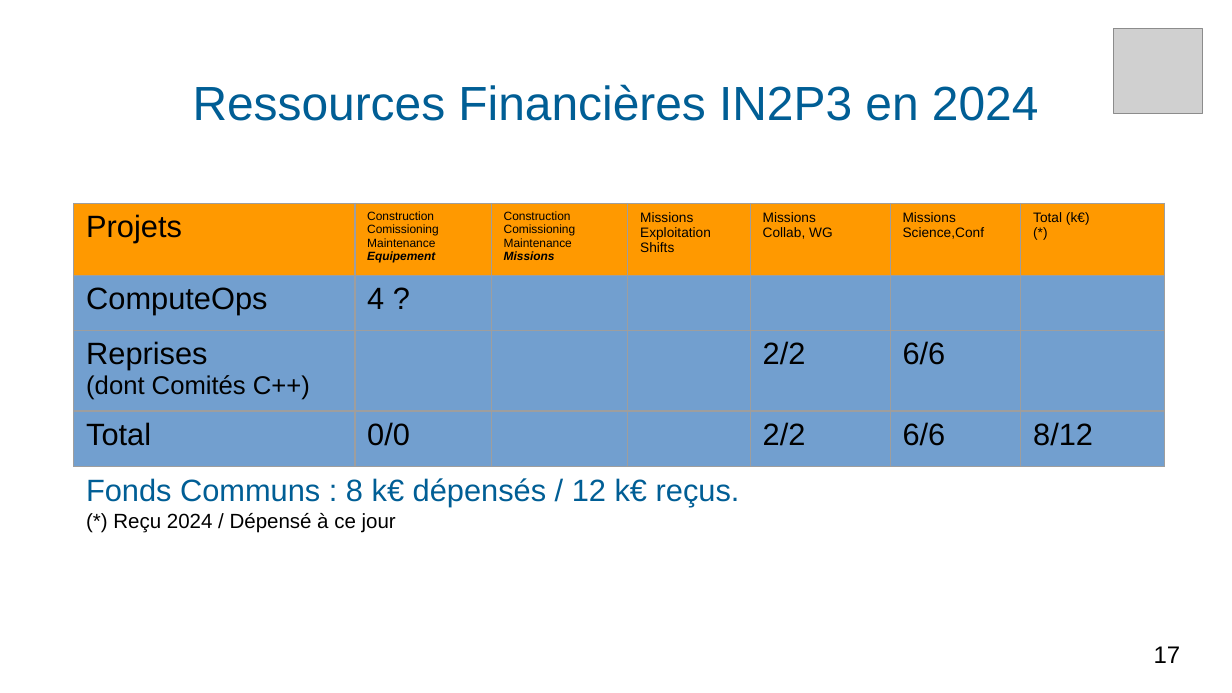
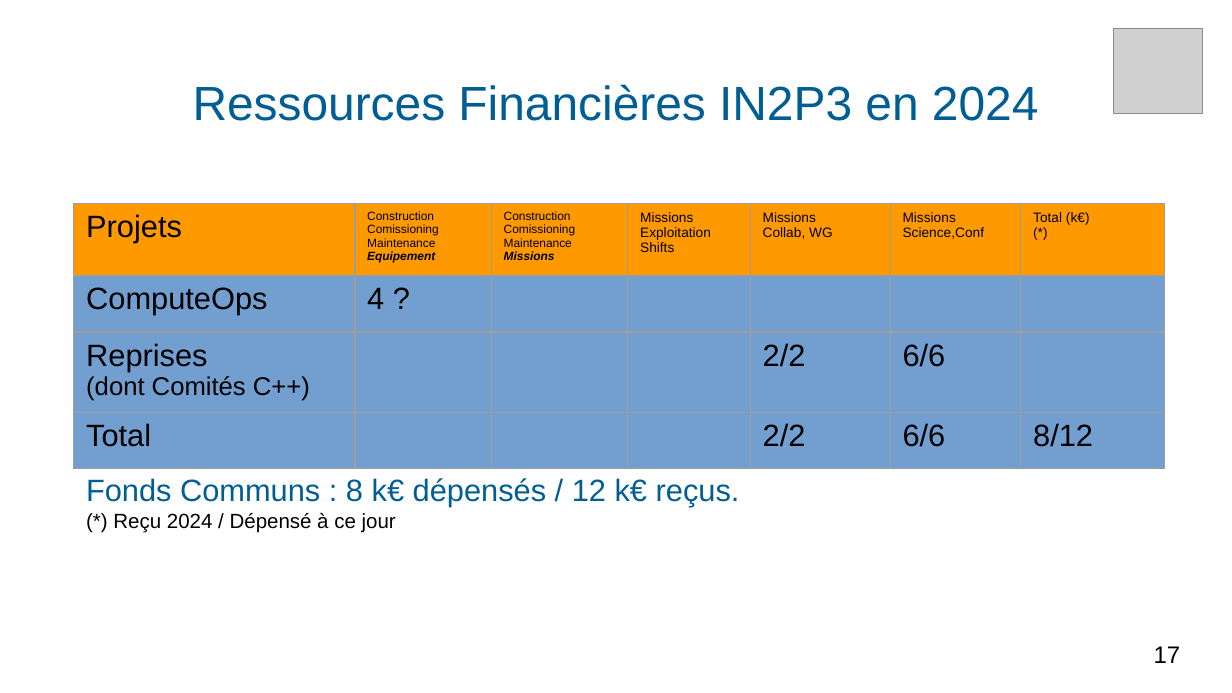
Before and after one commit to fjammes/misc, a slide deck: slide 17 of decalog/decalog-entretien-2024.odp. Drawn at 1232x693 pixels with LibreOffice and Linux fonts; fonts in the diff are those of the drawing; grey boxes stand for pictures. Boxes give left, top, right and bottom in pixels: in the first picture for what was removed or moved away, otherwise in the second. Text is boxed around its words. In the diff, an @@ line names an element or a change of style, - is before the commit and + after.

```diff
--- a/decalog/decalog-entretien-2024.odp
+++ b/decalog/decalog-entretien-2024.odp
@@ table at [74,203,1164,468] @@
-row 4, column 2: 0/0
+row 4, column 2: 
```
Also in this commit, not shown: 14 other slides changed, 3 other files.
